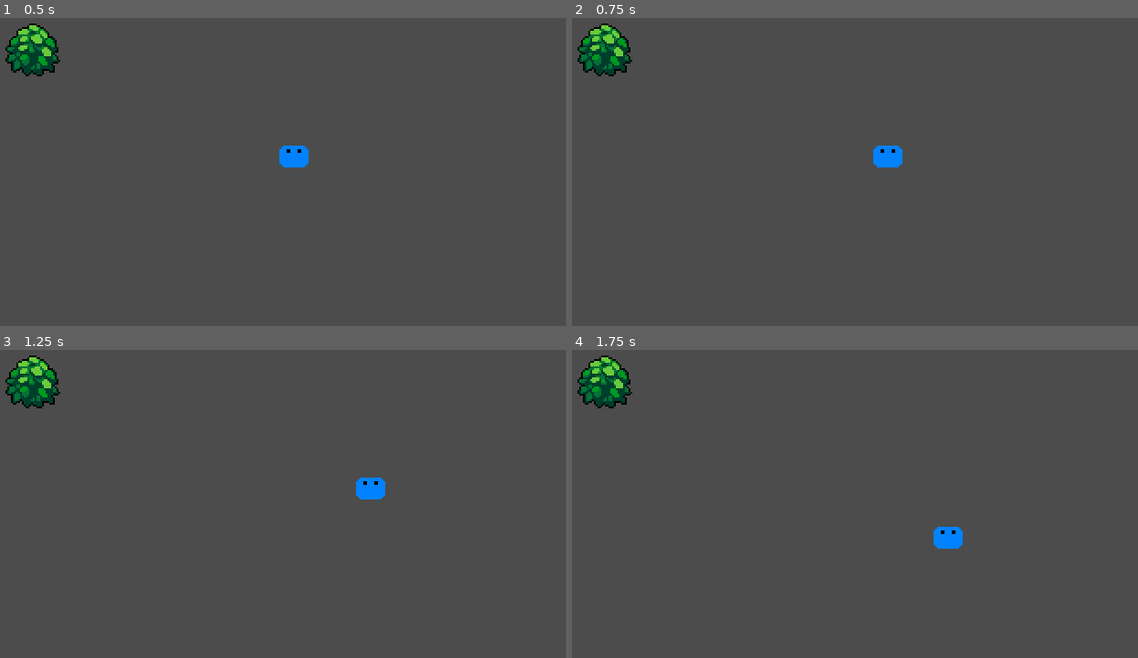
Above: before the commit, frames 1-4 (two rows, left to right).
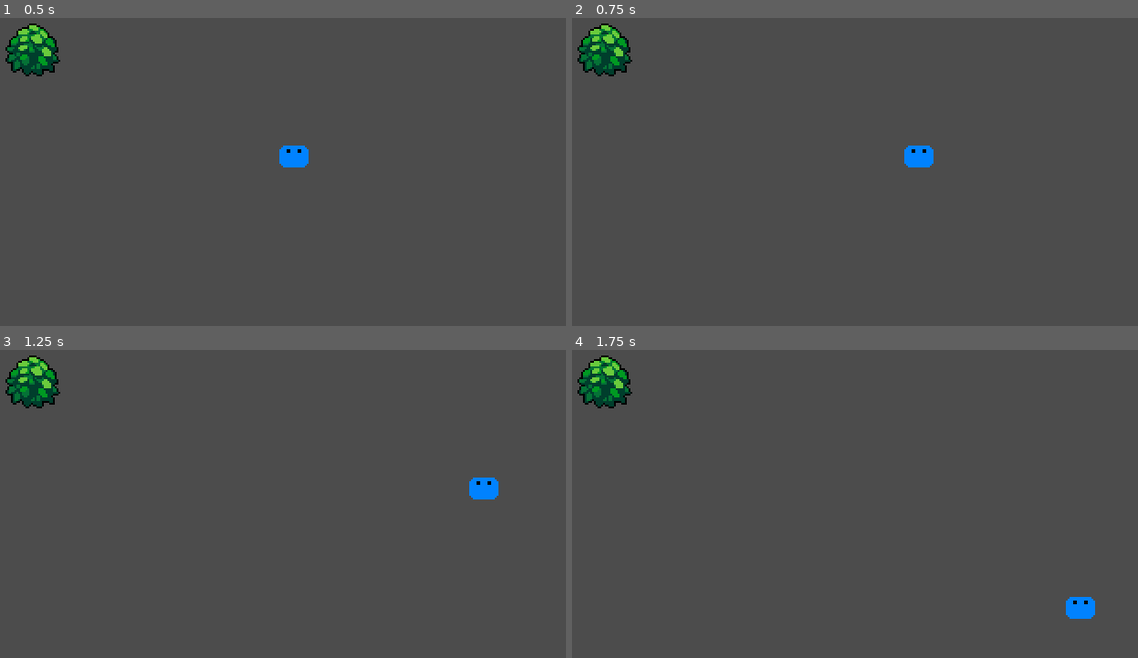
Above: after the commit, the same moments.

Repository: MichaelHofbeck/CSFight2
Game: Godot game, scene res://World.tscn
The game is run twice, just before and just after one commit, with the same random seed, the same clock (stepped at 60 frames per second) and the same inputs.
Inputs:
- Up to frame 1 (0.5 s): no input
- Up to frame 2 (0.75 s): tap Enter at 0.5 s; hold Right (ui_right) from 0.53 s (still down)
- Up to frame 3 (1.25 s): keep holding Right (ui_right)
- Up to frame 4 (1.75 s): release Right (ui_right) at 1.28 s; hold Down (ui_down) from 1.28 s (still down)

Frame 1 is identical in both runs. In frame 2, 0.7% of the frame differs, in the area x 53-64%, y 41-49%; in frame 3, 0.7%; in frame 4, 0.7%.

Commit message:
player physcis

Diff:
--- a/Player/Player.gd
+++ b/Player/Player.gd
@@ -1,4 +1,8 @@
 extends KinematicBody2D
+
+const ACCELERATION = 100
+const MAX_SPEED = 150
+const FRICTION = 400
 
 var velocity = Vector2.ZERO
 
@@ -6,10 +10,12 @@
 	var input_vector = Vector2.ZERO
 	input_vector.x = Input.get_action_strength("ui_right") - Input.get_action_strength("ui_left")
 	input_vector.y = Input.get_action_strength("ui_down") - Input.get_action_strength("ui_up")
+	input_vector = input_vector.normalized()
 
 	if input_vector != Vector2.ZERO:
-		velocity = input_vector
+		velocity += input_vector * ACCELERATION * delta
+		velocity = velocity.clamped(MAX_SPEED * delta)
 	else:
-		velocity = Vector2.ZERO
+		velocity = velocity.move_toward(Vector2.ZERO, FRICTION)
 
 	move_and_collide(velocity)
